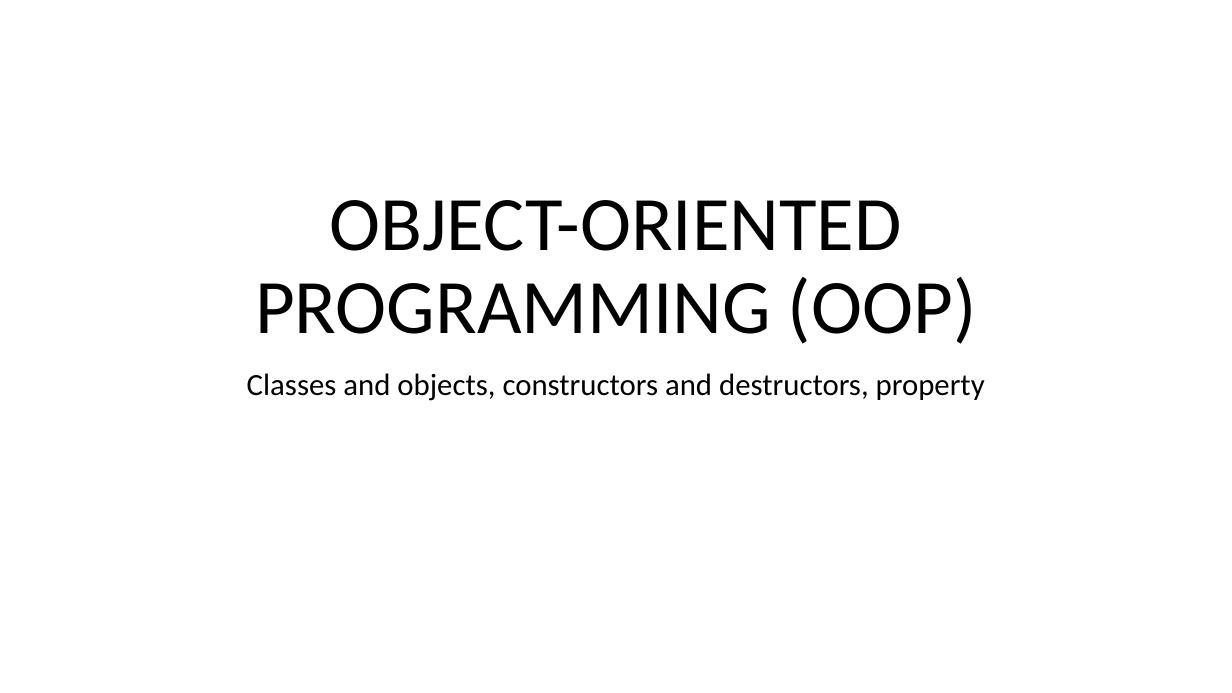
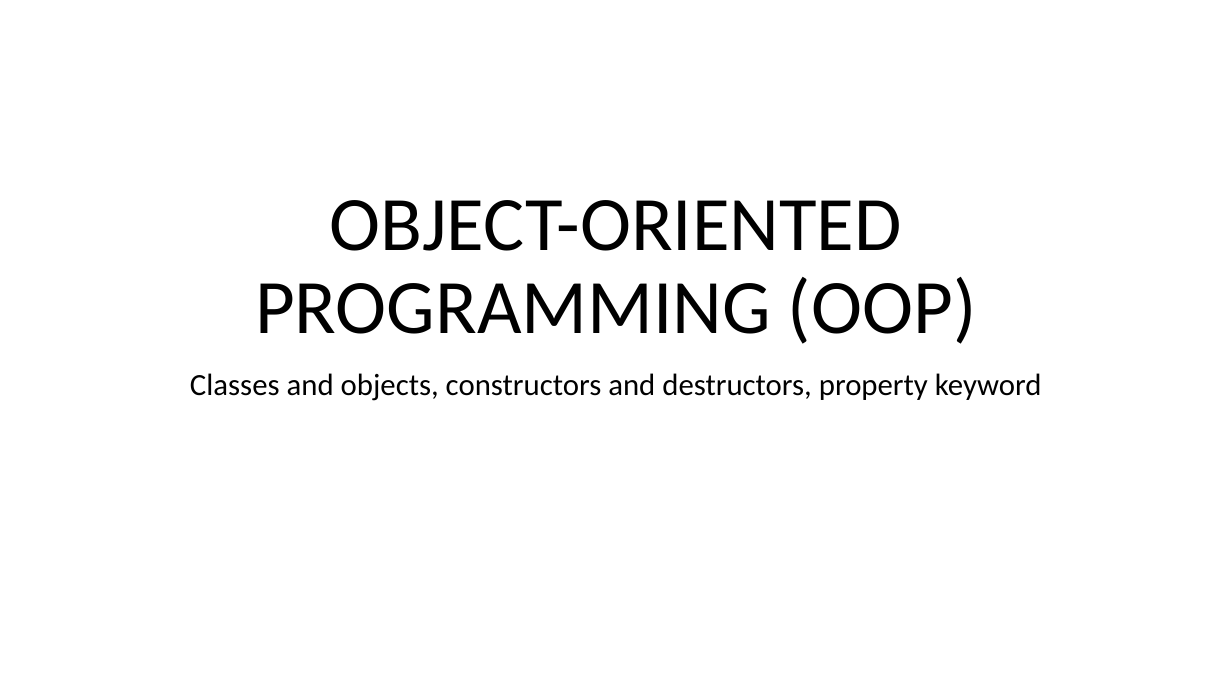
Before and after one commit to Nguh-Prince/Introduction-to-Flask-and-Django, a slide deck: slide 11 of LESSON 1.pptx. Drawn at 1232x693 pixels with LibreOffice and Linux fonts; fonts in the diff are those of the drawing. Boxes give left, top, right and bottom in pixels: in the first picture for what was removed or moved away, otherwise in the second. Text is boxed around its words. In the diff, an @@ line names an element or a change of style, - is before the commit and + after.

```diff
--- a/LESSON 1.pptx
+++ b/LESSON 1.pptx
@@ subtitle at (190, 373, 1042, 401): text changed @@
-Classes and objects, constructors and destructors, property
+Classes and objects, constructors and destructors, property keyword
```
Also in this commit, not shown: 5 other files.
